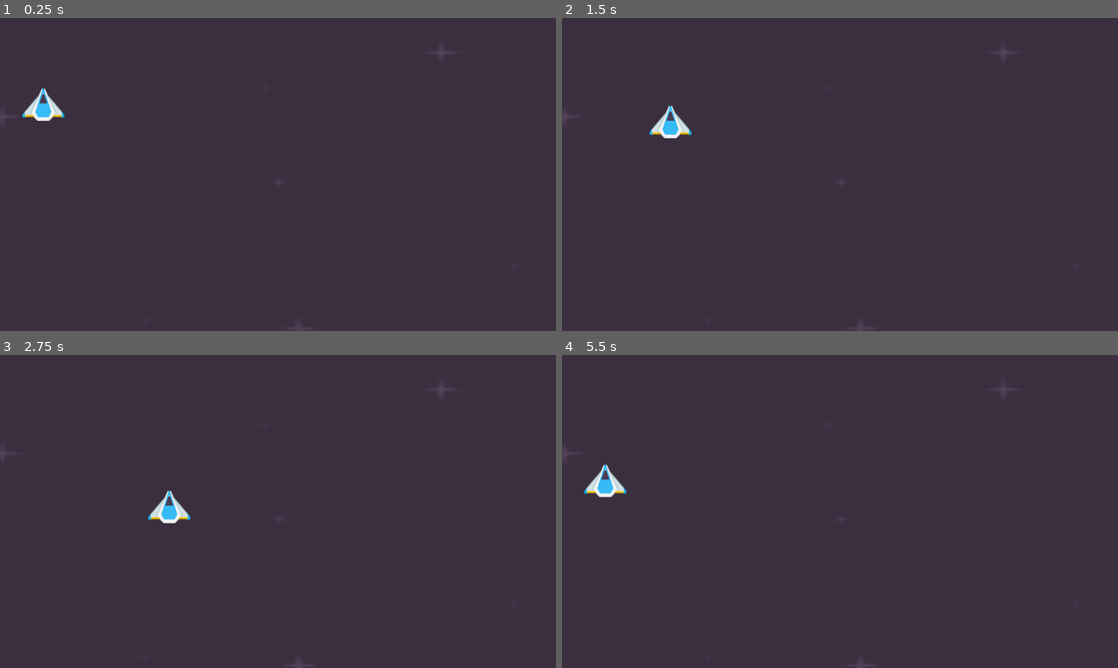
Above: before the commit, frames 1-4 (two rows, left to right).
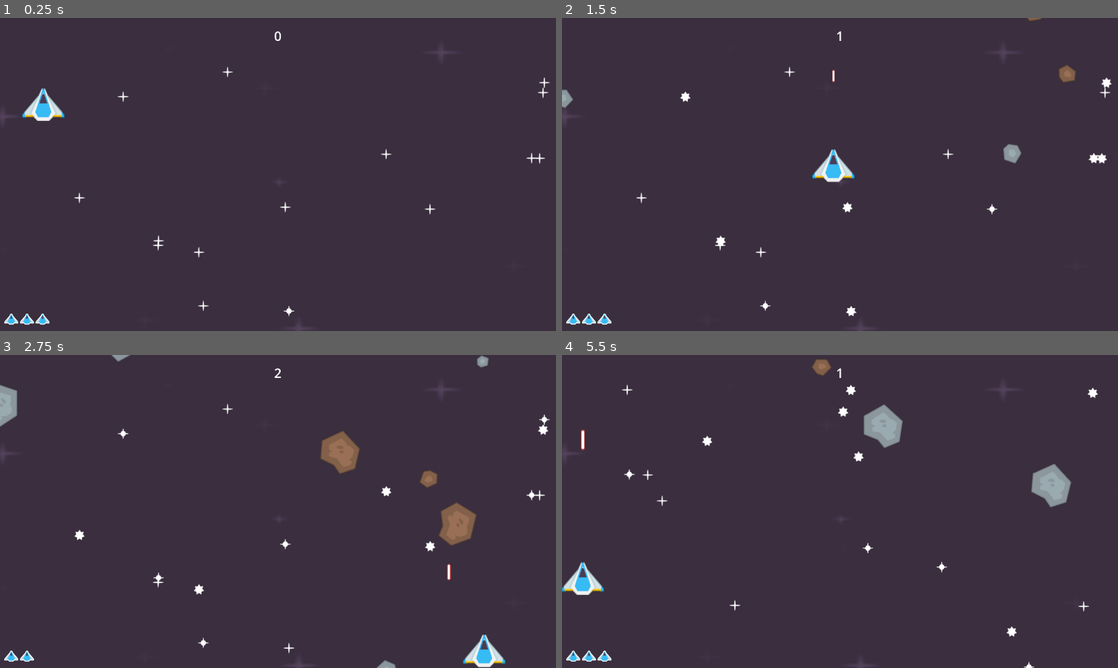
Above: after the commit, the same moments.

Repository: moaiadmhanna/2D-Game
Game: Godot game, scene res://Scenes/level.tscn
The game is run twice, just before and just after one commit, with the same random seed, the same clock (stepped at 60 frames per second) and the same inputs.
Inputs:
- Up to frame 1 (0.25 s): no input
- Up to frame 2 (1.5 s): tap Enter (Replay, bound only after the commit) at 0.5, 0.6 s; hold D (MoveRight) 0.53-1.28 s; hold Space (shoot, bound only after the commit) 0.53-1.28 s; hold S (MoveDown) from 1.28 s (still down); tap Space (shoot, bound only after the commit) at 1.35 s
- Up to frame 3 (2.75 s): tap Enter (Replay, bound only after the commit) at 1.55, 2.1 s; release S (MoveDown) at 2.03 s; hold D (MoveRight) from 2.03 s (still down); hold Space (shoot, bound only after the commit) from 2.03 s (still down)
- Up to frame 4 (5.5 s): release D (MoveRight) at 2.78 s; release Space (shoot, bound only after the commit) at 2.78 s; hold W (MoveUp) 2.78-3.53 s; tap Space (shoot, bound only after the commit) at 2.85, 4.35 s; tap Enter (Replay, bound only after the commit) at 3.05, 3.6, 4.25, 4.55, 5.1 s; hold Space (shoot, bound only after the commit) 3.53-4.28 s; hold A (MoveLeft) 3.53-5.03 s; hold S (MoveDown) from 5.03 s (still down); hold Space (shoot, bound only after the commit) from 5.03 s (still down)

The runs differ from the first frame. In frame 1, 0.5% of the frame differs, in the area x 0-99%, y 4-98%; in frame 2, 1.8%; in frame 3, 3.3%, in the area x 0-99%, y 0-100%; in frame 4, 2.9%.

Commit message:
Last commit

Diff:
--- a/Scenes/Bullet.gd
+++ b/Scenes/Bullet.gd
@@ -1,12 +1,9 @@
 extends Area2D
-var speed = 200;
-
-# Called when the node enters the scene tree for the first time.
+var speed = 1000;
+# Called when the node enters the scene tree for the first time
+func _ready():
+	$Sprite2D.scale = Vector2(0,0)
+	var tween = create_tween()
+	tween.tween_property($Sprite2D,"scale",Vector2(1,1),0.2).from(Vector2(0,0))
 func _physics_process(delta):
-	position += transform.x * speed * delta
-
-# Called every frame. 'delta' is the elapsed time since the previous frame.
-func _on_Bullet_body_entered(body):
-	if body.is_in_group("meteors"):
-		body.queue_free()
-	queue_free()
+	position.y -= speed * delta
--- /dev/null
+++ b/Scenes/gameover_screen.gd
@@ -0,0 +1,11 @@
+extends Control
+@export var level : PackedScene
+
+func _ready():
+	$CenterContainer/VBoxContainer/Label2.text += str(Global.score)
+	if Global.highScore <= Global.score:
+		Global.highScore = Global.score
+	$CenterContainer/VBoxContainer/Label3.text += str(Global.highScore)
+func _process(delta):
+	if Input.is_action_just_pressed("Replay"):
+		get_tree().change_scene_to_packed(level)
--- /dev/null
+++ b/Scenes/gameover_screen.tscn
@@ -0,0 +1,77 @@
+[gd_scene load_steps=3 format=3 uid="uid://dh5waugxdg207"]
+
+[ext_resource type="Script" path="res://Scenes/gameover_screen.gd" id="1_arqmb"]
+[ext_resource type="PackedScene" uid="uid://c13pk3jmloy30" path="res://Scenes/level.tscn" id="2_72cxr"]
+
+[node name="GameoverScreen" type="Control"]
+layout_mode = 3
+anchors_preset = 15
+anchor_right = 1.0
+anchor_bottom = 1.0
+grow_horizontal = 2
+grow_vertical = 2
+script = ExtResource("1_arqmb")
+level = ExtResource("2_72cxr")
+
+[node name="BG" type="ColorRect" parent="."]
+layout_mode = 1
+anchors_preset = 15
+anchor_right = 1.0
+anchor_bottom = 1.0
+grow_horizontal = 2
+grow_vertical = 2
+color = Color(0.227451, 0.180392, 0.247059, 1)
+metadata/_edit_lock_ = true
+
+[node name="CenterContainer" type="CenterContainer" parent="."]
+layout_mode = 1
+anchors_preset = 8
+anchor_left = 0.5
+anchor_top = 0.5
+anchor_right = 0.5
+anchor_bottom = 0.5
+offset_left = -20.0
+offset_top = -20.0
+offset_right = 20.0
+offset_bottom = 20.0
+grow_horizontal = 2
+grow_vertical = 2
+
+[node name="VBoxContainer" type="VBoxContainer" parent="CenterContainer"]
+layout_mode = 2
+
+[node name="Label" type="Label" parent="CenterContainer/VBoxContainer"]
+layout_mode = 2
+theme_override_font_sizes/font_size = 55
+text = "Game Over"
+
+[node name="Label2" type="Label" parent="CenterContainer/VBoxContainer"]
+layout_mode = 2
+size_flags_horizontal = 4
+theme_override_font_sizes/font_size = 35
+text = "Your Score : "
+
+[node name="Label3" type="Label" parent="CenterContainer/VBoxContainer"]
+layout_mode = 2
+size_flags_horizontal = 4
+theme_override_font_sizes/font_size = 20
+text = "High Score : "
+
+[node name="MarginContainer" type="MarginContainer" parent="."]
+layout_mode = 1
+anchors_preset = 7
+anchor_left = 0.5
+anchor_top = 1.0
+anchor_right = 0.5
+anchor_bottom = 1.0
+offset_left = -214.5
+offset_top = -49.0
+offset_right = 214.5
+grow_horizontal = 2
+grow_vertical = 0
+theme_override_constants/margin_bottom = 20
+
+[node name="Label" type="Label" parent="MarginContainer"]
+layout_mode = 2
+theme_override_font_sizes/font_size = 35
+text = "Press Enters to start again"
--- a/Scenes/level.gd
+++ b/Scenes/level.gd
@@ -1,13 +1,53 @@
 extends Node2D
-
-
+# 1. we need to load the scene:
+var meteor_scene : PackedScene = load("res://Scenes/meteor.tscn")
+var laser_scene : PackedScene = load("res://bullet.tscn")
+var randomNumberGenrator := RandomNumberGenerator.new()
+var health : int = 3
+var score : int  = 0
 # Called when the node enters the scene tree for the first time.
 func _ready():
-	pass # Replace with function body.
-# 1. we need to load the scene:
-var meteor_scene : PackedScene = load("res://Scenes/meteor.tscn")
+	# Set the health bar
+	get_tree().call_group("ui","set_health",health)
+	get_tree().call_group("ui","set_score",score)
+	$MeteorTimer.start()
+	var size := get_viewport().get_visible_rect().size
+	var stars = $Stars.get_children()
+	for star in stars:
+		# position
+		var xPosition = randomNumberGenrator.randf_range(50,size.x)
+		var yPoistion = randomNumberGenrator.randf_range(50,size.y)
+		star.position = Vector2(xPosition,yPoistion)
+
+		# scale
+		#var randomScale = randomNumberGenrator.randf_range(1,2)
+		#star.scale = Vector2(randomScale,randomScale)
+
+		# speed
+		star.speed_scale = randomNumberGenrator.randf_range(0.6,1.4)
+
 func _on_meteor_timer_timeout():
 	# 2. create an instance:
 	var meteor = meteor_scene.instantiate()
 	# 3. attach node to the current tree:
 	$Meteros.add_child(meteor)
+	#connect the signal
+	meteor.connect("collision",_on_meteor_collision)
+	meteor.connect("bodyExited",_on_meteor_body_exited)
+func _on_meteor_body_exited(body):
+	print(body)
+func _on_meteor_collision(body):
+	if body.name == "Player":
+		health -= 1
+		get_tree().call_group("ui","set_health",health)
+		if health <= 0:
+			get_tree().change_scene_to_file("res://Scenes/gameover_screen.tscn")
+
+func _on_player_laser(pos):
+	var laser = laser_scene.instantiate()
+	$Lasers.add_child(laser)
+	laser.position = pos
+func _process(delta):
+	for child in $Meteros.get_children():
+		if child.position.y > get_viewport().get_visible_rect().size.y:
+			child.queue_free()
--- a/Scenes/level.tscn
+++ b/Scenes/level.tscn
@@ -1,8 +1,56 @@
-[gd_scene load_steps=5 format=3 uid="uid://c13pk3jmloy30"]
+[gd_scene load_steps=10 format=3 uid="uid://c13pk3jmloy30"]
 
 [ext_resource type="Script" path="res://Scenes/level.gd" id="1_5pimt"]
 [ext_resource type="Texture2D" uid="uid://cjep6qmtd7tal" path="res://Backgrounds/darkPurple.png" id="1_8y0d6"]
 [ext_resource type="PackedScene" uid="uid://dguxewag0fa27" path="res://Scenes/player.tscn" id="1_pfh27"]
+[ext_resource type="Texture2D" uid="uid://0ht0kkb1udiq" path="res://PNG/Effects/star1.png" id="4_h4rgb"]
+[ext_resource type="Texture2D" uid="uid://mhq0gdl0rqpx" path="res://PNG/Effects/star2.png" id="5_38oak"]
+[ext_resource type="Texture2D" uid="uid://b1pataack4bme" path="res://PNG/Effects/star3.png" id="6_jra5a"]
+[ext_resource type="PackedScene" uid="uid://dsaoqf10iwwmr" path="res://Scenes/ui.tscn" id="7_frmr7"]
+
+[sub_resource type="SpriteFrames" id="SpriteFrames_tagkp"]
+animations = [{
+"frames": [{
+"duration": 1.0,
+"texture": ExtResource("4_h4rgb")
+}, {
+"duration": 1.0,
+"texture": ExtResource("4_h4rgb")
+}, {
+"duration": 1.0,
+"texture": ExtResource("4_h4rgb")
+}, {
+"duration": 1.0,
+"texture": ExtResource("4_h4rgb")
+}, {
+"duration": 1.0,
+"texture": ExtResource("5_38oak")
+}, {
+"duration": 1.0,
+"texture": ExtResource("5_38oak")
+}, {
+"duration": 1.0,
+"texture": ExtResource("5_38oak")
+}, {
+"duration": 1.0,
+"texture": ExtResource("5_38oak")
+}, {
+"duration": 1.0,
+"texture": ExtResource("6_jra5a")
+}, {
+"duration": 1.0,
+"texture": ExtResource("6_jra5a")
+}, {
+"duration": 1.0,
+"texture": ExtResource("6_jra5a")
+}, {
+"duration": 1.0,
+"texture": ExtResource("6_jra5a")
+}],
+"loop": true,
+"name": &"default",
+"speed": 10.0
+}]
 
 [sub_resource type="RectangleShape2D" id="RectangleShape2D_tlyy2"]
 size = Vector2(1372.12, 20)
@@ -14,33 +62,118 @@
 position = Vector2(653, 377)
 scale = Vector2(6.55859, 3.87109)
 texture = ExtResource("1_8y0d6")
+metadata/_edit_lock_ = true
 
 [node name="Player" parent="." instance=ExtResource("1_pfh27")]
 
+[node name="Stars" type="Node2D" parent="."]
+
+[node name="star" type="AnimatedSprite2D" parent="Stars"]
+sprite_frames = SubResource("SpriteFrames_tagkp")
+autoplay = "default"
+frame_progress = 0.639856
+
+[node name="star2" type="AnimatedSprite2D" parent="Stars"]
+sprite_frames = SubResource("SpriteFrames_tagkp")
+autoplay = "default"
+frame_progress = 0.639856
+
+[node name="star3" type="AnimatedSprite2D" parent="Stars"]
+sprite_frames = SubResource("SpriteFrames_tagkp")
+autoplay = "default"
+frame_progress = 0.639856
+
+[node name="star4" type="AnimatedSprite2D" parent="Stars"]
+sprite_frames = SubResource("SpriteFrames_tagkp")
+autoplay = "default"
+frame_progress = 0.639856
+
+[node name="star5" type="AnimatedSprite2D" parent="Stars"]
+sprite_frames = SubResource("SpriteFrames_tagkp")
+autoplay = "default"
+frame_progress = 0.639856
+
+[node name="star6" type="AnimatedSprite2D" parent="Stars"]
+sprite_frames = SubResource("SpriteFrames_tagkp")
+autoplay = "default"
+frame_progress = 0.639856
+
+[node name="star7" type="AnimatedSprite2D" parent="Stars"]
+sprite_frames = SubResource("SpriteFrames_tagkp")
+autoplay = "default"
+frame_progress = 0.639856
+
+[node name="star8" type="AnimatedSprite2D" parent="Stars"]
+sprite_frames = SubResource("SpriteFrames_tagkp")
+autoplay = "default"
+frame_progress = 0.639856
+
+[node name="star9" type="AnimatedSprite2D" parent="Stars"]
+sprite_frames = SubResource("SpriteFrames_tagkp")
+autoplay = "default"
+frame_progress = 0.639856
+
+[node name="star10" type="AnimatedSprite2D" parent="Stars"]
+sprite_frames = SubResource("SpriteFrames_tagkp")
+autoplay = "default"
+frame_progress = 0.639856
+
+[node name="star11" type="AnimatedSprite2D" parent="Stars"]
+sprite_frames = SubResource("SpriteFrames_tagkp")
+autoplay = "default"
+frame_progress = 0.639856
+
+[node name="star12" type="AnimatedSprite2D" parent="Stars"]
+sprite_frames = SubResource("SpriteFrames_tagkp")
+autoplay = "default"
+frame_progress = 0.639856
+
+[node name="star13" type="AnimatedSprite2D" parent="Stars"]
+sprite_frames = SubResource("SpriteFrames_tagkp")
+autoplay = "default"
+frame_progress = 0.639856
+
+[node name="star14" type="AnimatedSprite2D" parent="Stars"]
+sprite_frames = SubResource("SpriteFrames_tagkp")
+autoplay = "default"
+frame_progress = 0.639856
+
+[node name="star15" type="AnimatedSprite2D" parent="Stars"]
+sprite_frames = SubResource("SpriteFrames_tagkp")
+autoplay = "default"
+frame_progress = 0.639856
+
 [node name="Borders" type="Node2D" parent="."]
 
-[node name="StaticBody2D" type="StaticBody2D" parent="Borders"]
+[node name="walls" type="StaticBody2D" parent="Borders"]
+collision_layer = 4
 
-[node name="UpperWall" type="CollisionShape2D" parent="Borders/StaticBody2D"]
+[node name="UpperWall" type="CollisionShape2D" parent="Borders/walls"]
 position = Vector2(664, -10)
 shape = SubResource("RectangleShape2D_tlyy2")
 
-[node name="UnderWall" type="CollisionShape2D" parent="Borders/StaticBody2D"]
+[node name="UnderWall" type="CollisionShape2D" parent="Borders/walls"]
 position = Vector2(680, 729)
 shape = SubResource("RectangleShape2D_tlyy2")
 
-[node name="RightWall" type="CollisionShape2D" parent="Borders/StaticBody2D"]
+[node name="RightWall" type="CollisionShape2D" parent="Borders/walls"]
 position = Vector2(-11, 387)
 rotation = 1.5708
 shape = SubResource("RectangleShape2D_tlyy2")
 
-[node name="LeftWall" type="CollisionShape2D" parent="Borders/StaticBody2D"]
+[node name="LeftWall" type="CollisionShape2D" parent="Borders/walls"]
 position = Vector2(1290, 423)
 rotation = 1.5708
 shape = SubResource("RectangleShape2D_tlyy2")
 
 [node name="MeteorTimer" type="Timer" parent="."]
+wait_time = 0.25
 
 [node name="Meteros" type="Node2D" parent="."]
 
+[node name="Lasers" type="Node2D" parent="."]
+
+[node name="UI" parent="." instance=ExtResource("7_frmr7")]
+
+[connection signal="laser" from="Player" to="." method="_on_player_laser"]
 [connection signal="timeout" from="MeteorTimer" to="." method="_on_meteor_timer_timeout"]
--- a/Scenes/meteor.gd
+++ b/Scenes/meteor.gd
@@ -1,17 +1,37 @@
 extends Area2D
+var speed : int
+var roatationSpeed : int
+var directionX : float
+
+signal collision
+signal bodyExited
 
 func _ready():
-	var randomNumber := RandomNumberGenerator.new()
+	var randomNumberGenrator := RandomNumberGenerator.new()
 	# start Poisiton:
 	var width = get_viewport().get_visible_rect().size[0]
-	var xPosition = randomNumber.randi_range(0,width)
-	var yPoistion = randomNumber.randi_range(-50,-150)
+	var xPosition = randomNumberGenrator.randi_range(0,width)
+	var yPoistion = randomNumberGenrator.randi_range(-50,-150)
 	position = Vector2(xPosition,yPoistion)
+	# Speed / roatationSpeed / direction
+	speed = randomNumberGenrator.randi_range(200,500)
+	directionX = randomNumberGenrator.randf_range(-1,1)
+	roatationSpeed = randomNumberGenrator.randi_range(40,100)
+	# Texture
+	var textures = ["res://PNG/Meteors/meteorBrown_big1.png","res://PNG/Meteors/meteorBrown_med3.png","res://PNG/Meteors/meteorGrey_big1.png","res://PNG/Meteors/meteorGrey_med1.png","res://PNG/Meteors/meteorGrey_small1.png"]
+	var path : String = textures[randomNumberGenrator.randi_range(0,4)]
+	$Sprite2D.texture = load(path)
 
 func _process(delta):
-	position += Vector2(0,1.0) * 400 * delta
+	position += Vector2(directionX,1.0) * speed * delta
+	rotation_degrees += roatationSpeed * delta
 
 func _on_body_entered(body):
-	body.health -= 10;
-	body.health = clamp(body.health,0,100)
-	print(body.health)
+	collision.emit(body)
+
+func _on_body_exited(body):
+	bodyExited.emit(body)
+
+func _on_area_entered(area):
+	area.queue_free()
+	queue_free()
--- a/Scenes/meteor.tscn
+++ b/Scenes/meteor.tscn
@@ -1,18 +1,20 @@
-[gd_scene load_steps=4 format=3 uid="uid://gwkkickpxfow"]
+[gd_scene load_steps=3 format=3 uid="uid://gwkkickpxfow"]
 
 [ext_resource type="Script" path="res://Scenes/meteor.gd" id="1_hcxsy"]
-[ext_resource type="Texture2D" uid="uid://c44nl7jg38uub" path="res://PNG/Meteors/meteorBrown_big1.png" id="1_oxfha"]
 
 [sub_resource type="CircleShape2D" id="CircleShape2D_jvbuv"]
 radius = 54.4518
 
 [node name="Meteor" type="Area2D"]
+collision_layer = 2
+collision_mask = 9
 script = ExtResource("1_hcxsy")
 
 [node name="Sprite2D" type="Sprite2D" parent="."]
-texture = ExtResource("1_oxfha")
 
 [node name="CollisionShape2D" type="CollisionShape2D" parent="."]
 shape = SubResource("CircleShape2D_jvbuv")
 
+[connection signal="area_entered" from="." to="." method="_on_area_entered"]
 [connection signal="body_entered" from="." to="." method="_on_body_entered"]
+[connection signal="body_exited" from="." to="." method="_on_body_exited"]
--- a/Scenes/player.gd
+++ b/Scenes/player.gd
@@ -1,7 +1,8 @@
 extends CharacterBody2D
-@export var speed := 200
+@export var speed := 700
 @export var stamina = 100;
 @export var health = 100;
+signal laser(pos)
 
 # Called when the node enters the scene tree for the first time.
 func _ready():
@@ -13,10 +14,19 @@
 func _process(delta):
 	var direction = Input.get_vector("MoveLeft","MoveRight","MoveUp","MoveDown")
 	if(direction != Vector2.ZERO):
-		stamina -= 10 * delta
+		stamina -= 5 * delta
 	else:
 		stamina += 10 * delta
 	stamina = clamp(stamina, 0, 100)
 	if(stamina > 0):
 		velocity = direction * speed
 		move_and_slide()
+	# Shooting mechanics
+	if Input.is_action_pressed("shoot"):
+		if $CoolDownTimer.is_stopped():
+			$CoolDownTimer.start()
+			laser.emit($LaserStartPos.global_position)
+
+
+func _on_cool_down_timer_timeout():
+	$CoolDownTimer.stop()
--- a/Scenes/player.tscn
+++ b/Scenes/player.tscn
@@ -4,6 +4,7 @@
 [ext_resource type="Script" path="res://Scenes/player.gd" id="1_yh1uf"]
 
 [node name="Player" type="CharacterBody2D"]
+collision_mask = 6
 script = ExtResource("1_yh1uf")
 metadata/Hp = 0
 metadata/stamina = 0
@@ -13,3 +14,11 @@
 
 [node name="CollisionPolygon2D" type="CollisionPolygon2D" parent="."]
 polygon = PackedVector2Array(-4, -38, 5, -37, 10, -22, 47, 20, 49, 29, 22, 29, 13, 38, -14, 38, -23, 30, -48, 29, -49, 22, -16, -18, -9, -25)
+
+[node name="LaserStartPos" type="Marker2D" parent="."]
+position = Vector2(0, -43)
+
+[node name="CoolDownTimer" type="Timer" parent="."]
+wait_time = 0.25
+
+[connection signal="timeout" from="CoolDownTimer" to="." method="_on_cool_down_timer_timeout"]
--- /dev/null
+++ b/Scenes/ui.gd
@@ -0,0 +1,21 @@
+extends CanvasLayer
+static var image = load("res://PNG/UI/playerLife3_blue.png")
+var timeElapsed : int = 0
+func set_health(amount):
+	# remove all children
+	for child in $LifesMargin/HBoxContainer.get_children():
+		child.queue_free()
+	# create new children and the amount is set by health
+	for i in amount:
+		var text_rect = TextureRect.new()
+		text_rect.texture = image
+		text_rect.stretch_mode = TextureRect.STRETCH_KEEP
+		$LifesMargin/HBoxContainer.add_child(text_rect)
+func set_score(amount):
+	$ScoreMargin/Score.text = str(amount)
+
+
+func _on_scoret_imer_timeout():
+	timeElapsed += 1
+	$ScoreMargin/Score.text = str(timeElapsed)
+	Global.score = timeElapsed
--- /dev/null
+++ b/Scenes/ui.tscn
@@ -0,0 +1,43 @@
+[gd_scene load_steps=3 format=3 uid="uid://dsaoqf10iwwmr"]
+
+[ext_resource type="Script" path="res://Scenes/ui.gd" id="1_md707"]
+
+[sub_resource type="SystemFont" id="SystemFont_xwxwp"]
+
+[node name="UI" type="CanvasLayer" groups=["ui"]]
+script = ExtResource("1_md707")
+
+[node name="ScoreMargin" type="MarginContainer" parent="."]
+anchors_preset = 5
+anchor_left = 0.5
+anchor_right = 0.5
+offset_left = -34.0
+offset_right = 34.0
+offset_bottom = 42.0
+grow_horizontal = 2
+theme_override_constants/margin_top = 20
+
+[node name="Score" type="Label" parent="ScoreMargin"]
+layout_mode = 2
+theme_override_colors/font_color = Color(0.986752, 0.986752, 0.986752, 1)
+theme_override_fonts/font = SubResource("SystemFont_xwxwp")
+theme_override_font_sizes/font_size = 30
+text = "0"
+horizontal_alignment = 1
+
+[node name="LifesMargin" type="MarginContainer" parent="."]
+anchors_preset = 2
+anchor_top = 1.0
+anchor_bottom = 1.0
+offset_top = -40.0
+offset_right = 107.0
+grow_vertical = 0
+theme_override_constants/margin_left = 10
+
+[node name="HBoxContainer" type="HBoxContainer" parent="LifesMargin"]
+layout_mode = 2
+
+[node name="Scoretimer" type="Timer" parent="."]
+autostart = true
+
+[connection signal="timeout" from="Scoretimer" to="." method="_on_scoret_imer_timeout"]
--- a/bullet.tscn
+++ b/bullet.tscn
@@ -4,15 +4,18 @@
 [ext_resource type="Texture2D" uid="uid://ccm50fvdr23up" path="res://PNG/Lasers/laserRed14.png" id="2_qt8l1"]
 
 [sub_resource type="RectangleShape2D" id="RectangleShape2D_vhx0g"]
-size = Vector2(17, 59)
+size = Vector2(12, 43)
 
 [node name="Bullet" type="Area2D"]
+collision_layer = 8
+collision_mask = 0
 script = ExtResource("1_wk4wv")
 
 [node name="CollisionShape2D" type="CollisionShape2D" parent="."]
-position = Vector2(394.5, 143.5)
+position = Vector2(0, -21)
 shape = SubResource("RectangleShape2D_vhx0g")
 
 [node name="Sprite2D" type="Sprite2D" parent="."]
-position = Vector2(395, 143)
+position = Vector2(0, -22)
+scale = Vector2(0.730769, 0.745614)
 texture = ExtResource("2_qt8l1")
--- /dev/null
+++ b/global/global.gd
@@ -0,0 +1,4 @@
+extends Node
+
+var score := 0
+var highScore := 0
--- a/project.godot
+++ b/project.godot
@@ -14,6 +14,10 @@
 run/main_scene="res://Scenes/level.tscn"
 config/features=PackedStringArray("4.2", "Forward Plus")
 config/icon="res://icon.svg"
+
+[autoload]
+
+Global="*res://global/global.gd"
 
 [display]
 
@@ -46,3 +50,20 @@
 "events": [Object(InputEventKey,"resource_local_to_scene":false,"resource_name":"","device":-1,"window_id":0,"alt_pressed":false,"shift_pressed":false,"ctrl_pressed":false,"meta_pressed":false,"pressed":false,"keycode":0,"physical_keycode":83,"key_label":0,"unicode":115,"echo":false,"script":null)
 ]
 }
+shoot={
+"deadzone": 0.5,
+"events": [Object(InputEventKey,"resource_local_to_scene":false,"resource_name":"","device":-1,"window_id":0,"alt_pressed":false,"shift_pressed":false,"ctrl_pressed":false,"meta_pressed":false,"pressed":false,"keycode":0,"physical_keycode":32,"key_label":0,"unicode":32,"echo":false,"script":null)
+]
+}
+Replay={
+"deadzone": 0.5,
+"events": [Object(InputEventKey,"resource_local_to_scene":false,"resource_name":"","device":-1,"window_id":0,"alt_pressed":false,"shift_pressed":false,"ctrl_pressed":false,"meta_pressed":false,"pressed":false,"keycode":0,"physical_keycode":4194309,"key_label":0,"unicode":0,"echo":false,"script":null)
+]
+}
+
+[layer_names]
+
+2d_physics/layer_1="Player"
+2d_physics/layer_2="Meteor"
+2d_physics/layer_3="Walls"
+2d_physics/layer_4="Laser"
